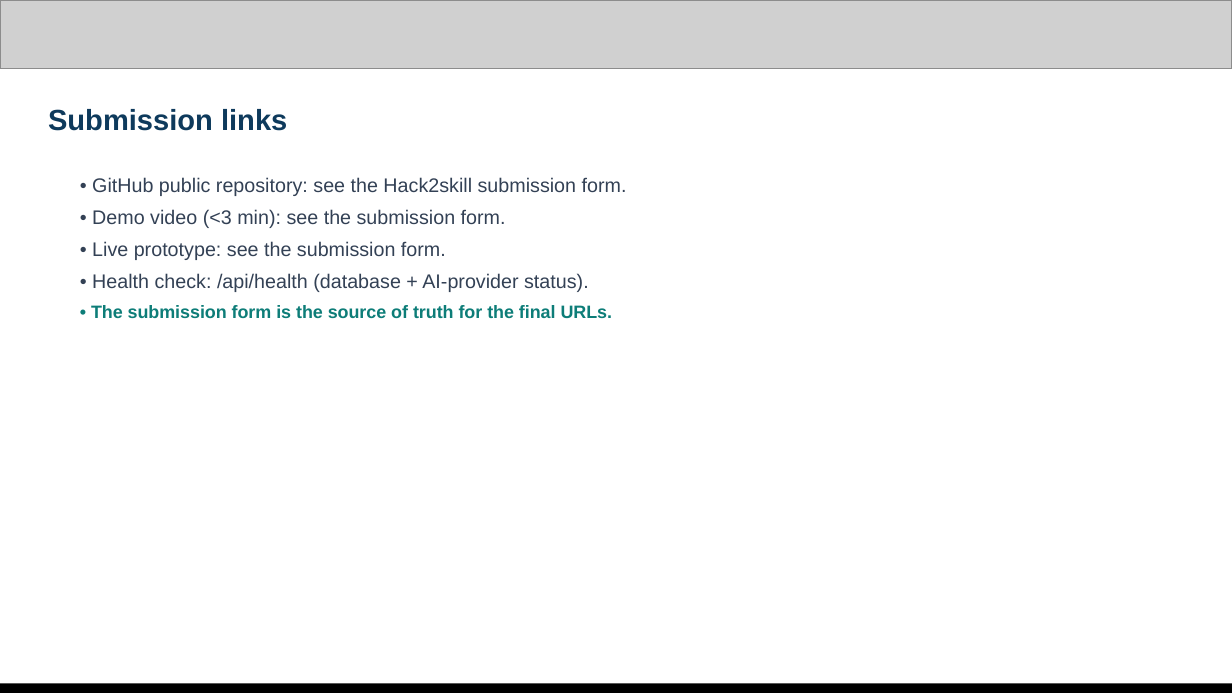
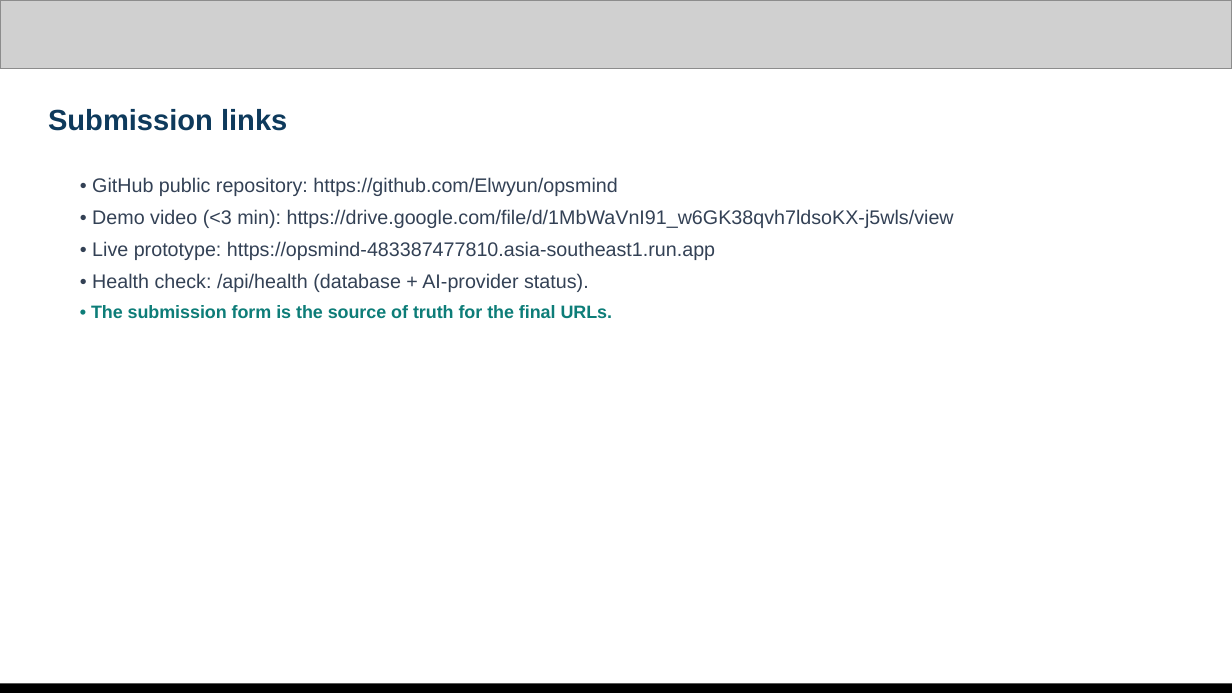
Before and after one commit to Elwyun/opsmind, a slide deck: slide 14 of submission/OpsMind_AI_Deck_EN.pptx. Drawn at 1232x693 pixels with LibreOffice and Linux fonts; fonts in the diff are those of the drawing; grey boxes stand for pictures. Boxes give left, top, right and bottom in pixels: in the first picture for what was removed or moved away, otherwise in the second. Text is boxed around its words. In the diff, an @@ line names an element or a change of style, - is before the commit and + after.

```diff
--- a/submission/OpsMind_AI_Deck_EN.pptx
+++ b/submission/OpsMind_AI_Deck_EN.pptx
@@ text at box(92, 177, 954, 260): text changed @@
-• GitHub public repository: see the Hack2skill submission form.
-• Demo video (<3 min): see the submission form.
-• Live prototype: see the submission form.
+• GitHub public repository: https://github.com/Elwyun/opsmind
+• Demo video (<3 min): https://drive.google.com/file/d/1MbWaVnI91_w6GK38qvh7ldsoKX-j5wls/view
+• Live prototype: https://opsmind-483387477810.asia-southeast1.run.app
```
Also in this commit, not shown: 14 other files.
